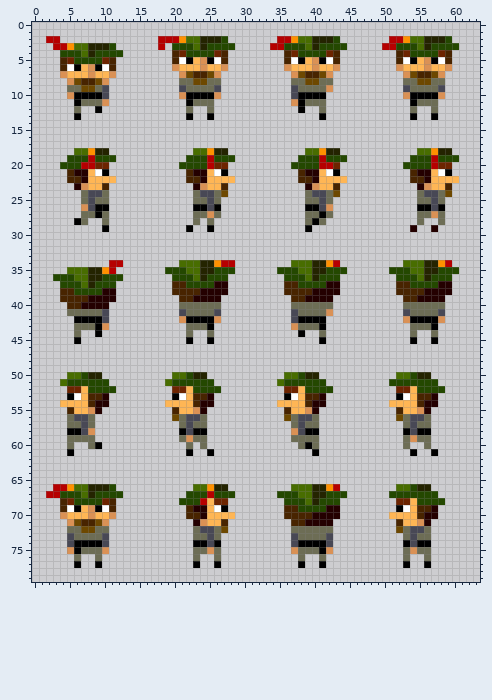
Two states of a pixel-art file, assets/wearable_sprite_layout.aseprite. That is the earlier state.
64x80 pixels, 1 frame.
The same view after the edit:
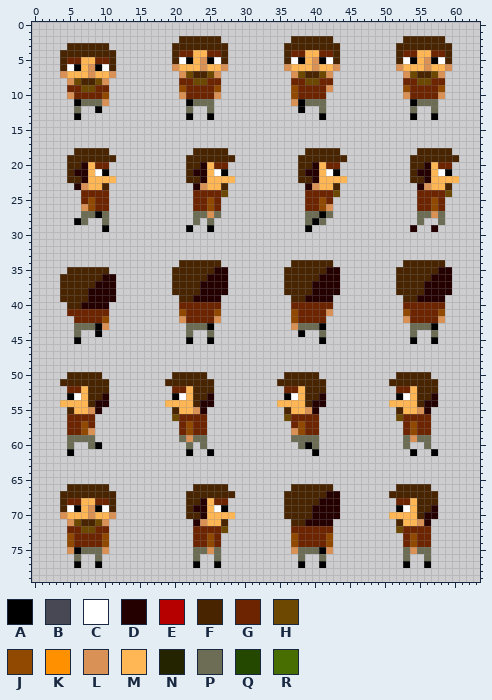
Palette (. is transparent): A #000000  B #484855  C #ffffff  D #240000  E #b60000  F #482400  G #6d2400  H #6d4800  J #914800  K #ff9100  L #da9155  M #ffb655  N #242400  P #6d6d55  Q #244800  R #486d00
From old to new:
layer "Layer 1" now hidden
layer "Layer 3" added
Changed rows in their new state; - is an unchanged pixel.
first column x 2:
 2 ..--------------...FFFFFF.-------..FFFFFF.-------..FFFFFF.-
 3 -..FFFFFF.------.-FFFFFFFF.-----..FFFFFFFF.-----..FFFFFFFF.
 4 --FFFFFFFF.---------GMMG------------GMMG------------GMMG---
 5 ----GMMG---------------------------------------------------
 8 -------------------GG--GG----------GG--GG----------GG--GG--
 9 ---GG--GG----------JGGGGJ----------JGGGG-----------JGGGGJ--
10 ----GGGGJ-----------GGGG-----------JGGGG------------GGGG---
first column x 4:
18 --FFFFF------------FFFFF-----------FFFFF-----------FFFFF-
19 -FFFFFFF----------FFFFFFF---------FFFFFFF---------FFFFFFF
20 .FFDM------------.FFDM-----------.FFDMG----------.FFDM---
first column x 7:
24 GGGG------------GGGG------------GGGG------------GGGG
25 GJGG------------GGJG------------GGJG------------GGJG
26 -JGG------------GGJG------------GGJ-------------GGJG
first column x 3:
34 --------..--------FFFFFF..--------FFFFFF.---------FFFFFF.-
35 --FFFFFF.-------.FFFFFFDD.------.FFFFFFDD.------.FFFFFFDD.
36 .FFFFFFDD.-------FFFFFDDD--------FFFFFDDD--------FFFFFDDD-
37 -FFFFFDDD----------FFDD------------FFDD------------FFDD---
38 ---FFDD---------------------------------------------------
40 ------------------GGGGGG----------GGGGGG----------GGGGGG--
41 --GGGGGG----------JGGGGJ----------JGGGG-----------JGGGGJ--
42 ---GGGGJ-----------GGGG-----------JGGGG------------GGGG---
first column x 4:
50 -FFFFF----------FFFFF-----------FFFFF-----------FFFFF--
51 FFFFFFF--------FFFFFFF---------FFFFFFF---------FFFFFFF-
52 ----FFF.-----------FFF.------------FFF.------------FFF.
first column x 5:
56 GGGG------------GGGG------------GGGG------------GGGG
57 GGJG------------GJGG------------GJGG------------GJGG
58 GGJ-------------GJGG-------------JGG------------GJGG
first column x 2:
66 -..FFFFFF.-----------FFFFF---------FFFFFF.--------FFFFF--
67 ..FFFFFFFF.---------FFFFFFF------.FFFFFFDD.------FFFFFFF-
68 ----GMMG-----------.FFD-----------FFFFFDDD-----------FFF.
69 ------------------------------------FFDD-----------------
72 ---GG--GG------------GGGG----------GGGGGG----------GGGG--
73 ---JGGGGJ------------GGJG----------JGGGGJ----------GJGG--
74 ---JGGGGJ------------GGJG----------JGGGGJ----------GJGG--
